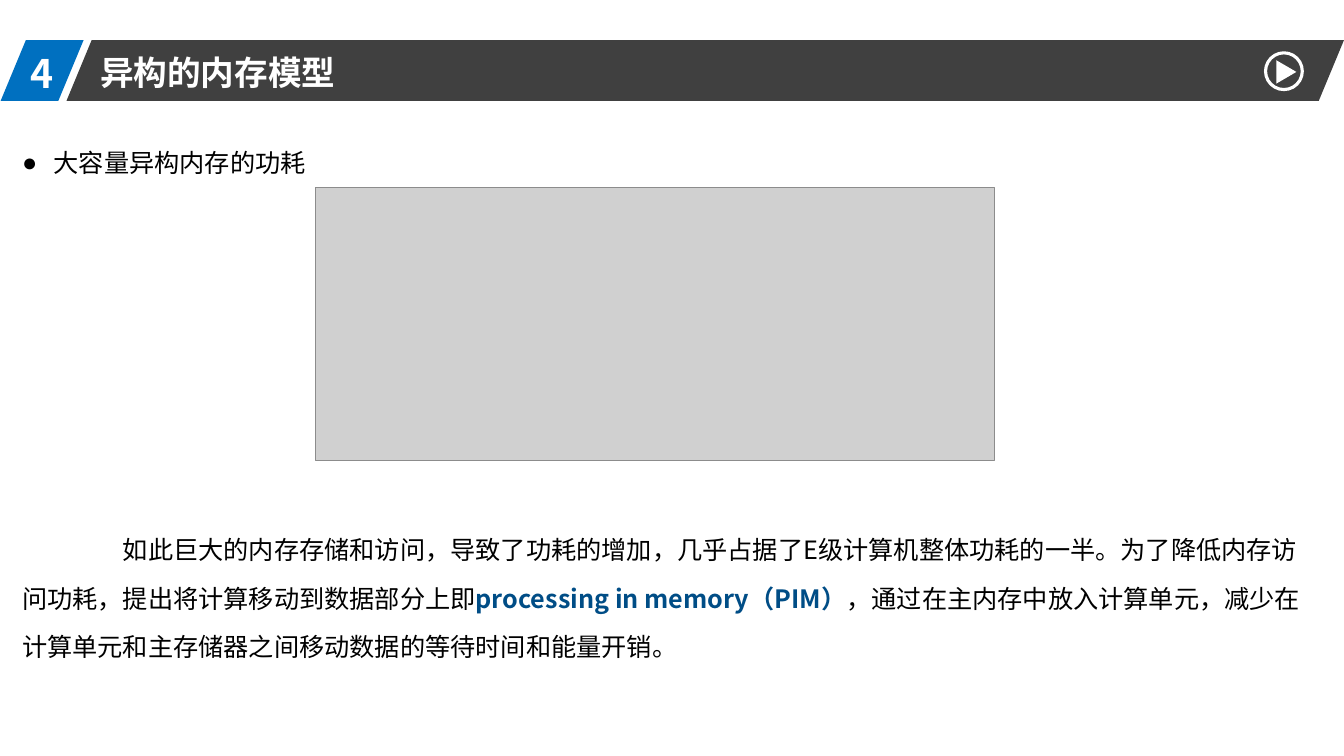
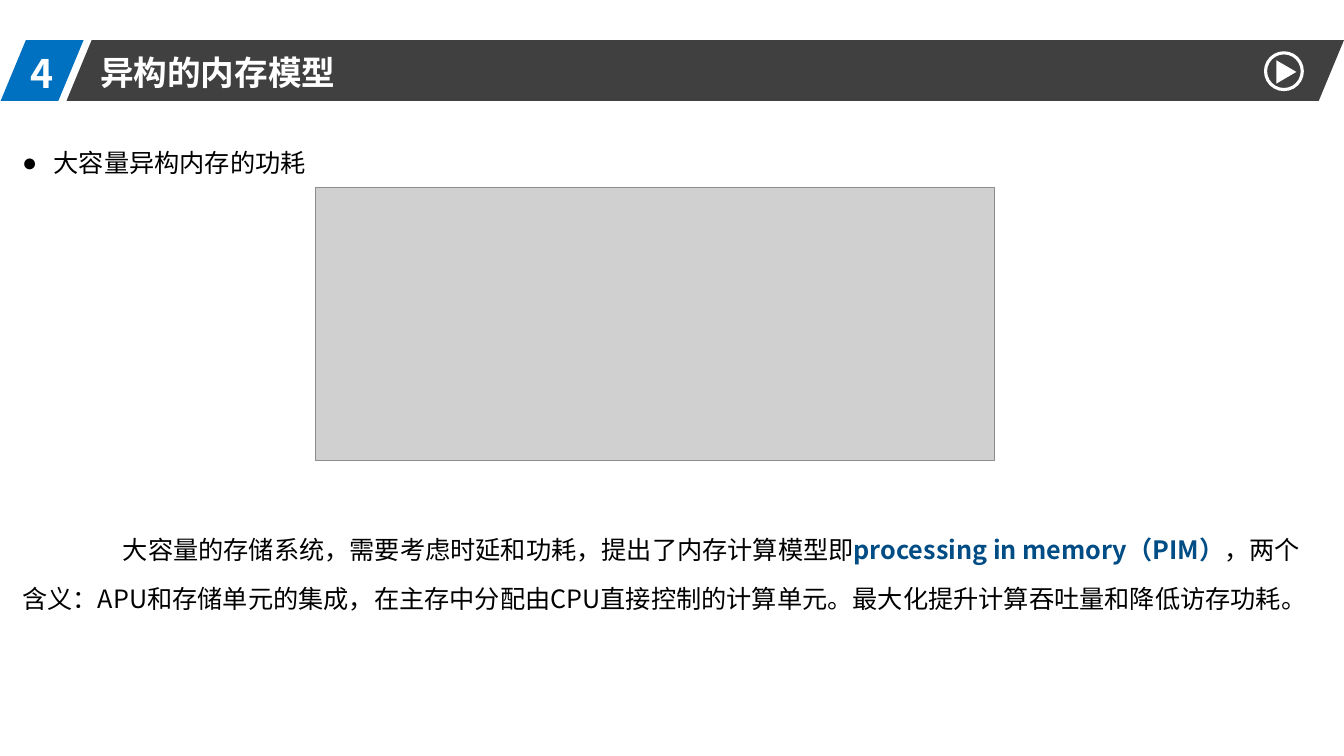
Before and after one commit to DO-MINATOR/buaa, a slide deck: slide 15 of 高性能计算机/高性能.pptx (slide 9 before the commit). Drawn at 1344x756 pixels with LibreOffice and Linux fonts; fonts in the diff are those of the drawing; grey boxes stand for pictures. Boxes give left, top, right and bottom in pixels: in the first picture for what was removed or moved away, otherwise in the second. Text is boxed around its words. In the diff, an @@ line names an element or a change of style, - is before the commit and + after.

```diff
--- a/高性能计算机/高性能.pptx
+++ b/高性能计算机/高性能.pptx
@@ text at bbox=[22, 537, 1306, 611]: text changed @@
-如此巨大的内存存储和访问，导致了功耗的增加，几乎占据了E级计算机整体功耗的一半。为了降低内存访问功耗，提出将计算移动到数据部分上即processing in memory（PIM），通过在主内存中放入计算单元，减少在计算单元和主存储器之间移动数据的等待时间和能量开销。
+大容量的存储系统，需要考虑时延和功耗，提出了内存计算模型即processing in memory（PIM），两个含义：APU和存储单元的集成，在主存中分配由CPU直接控制的计算单元。最大化提升计算吞吐量和降低访存功耗。
```
Also in this commit, not shown: 9 other slides changed, 7 slides added, 2 other files.
